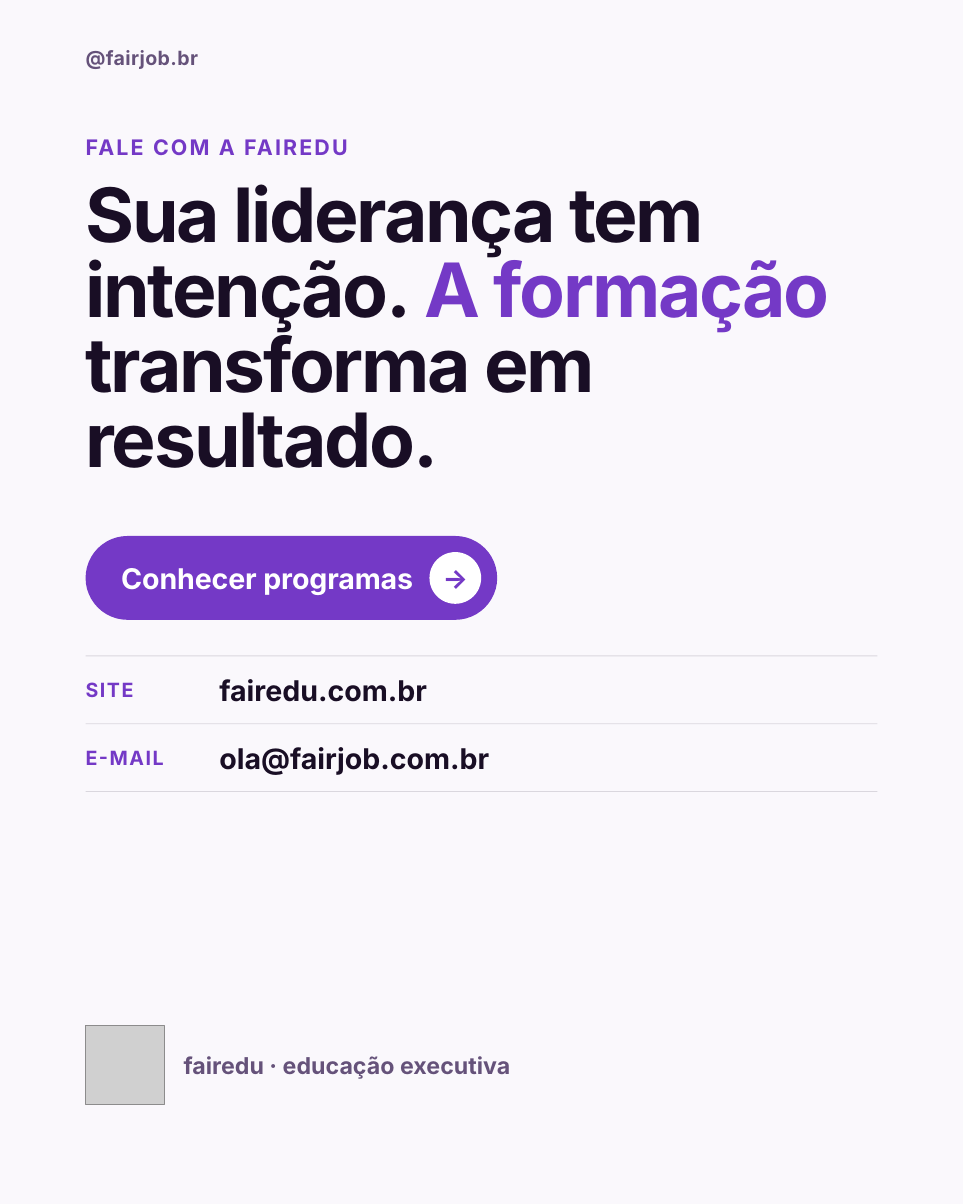
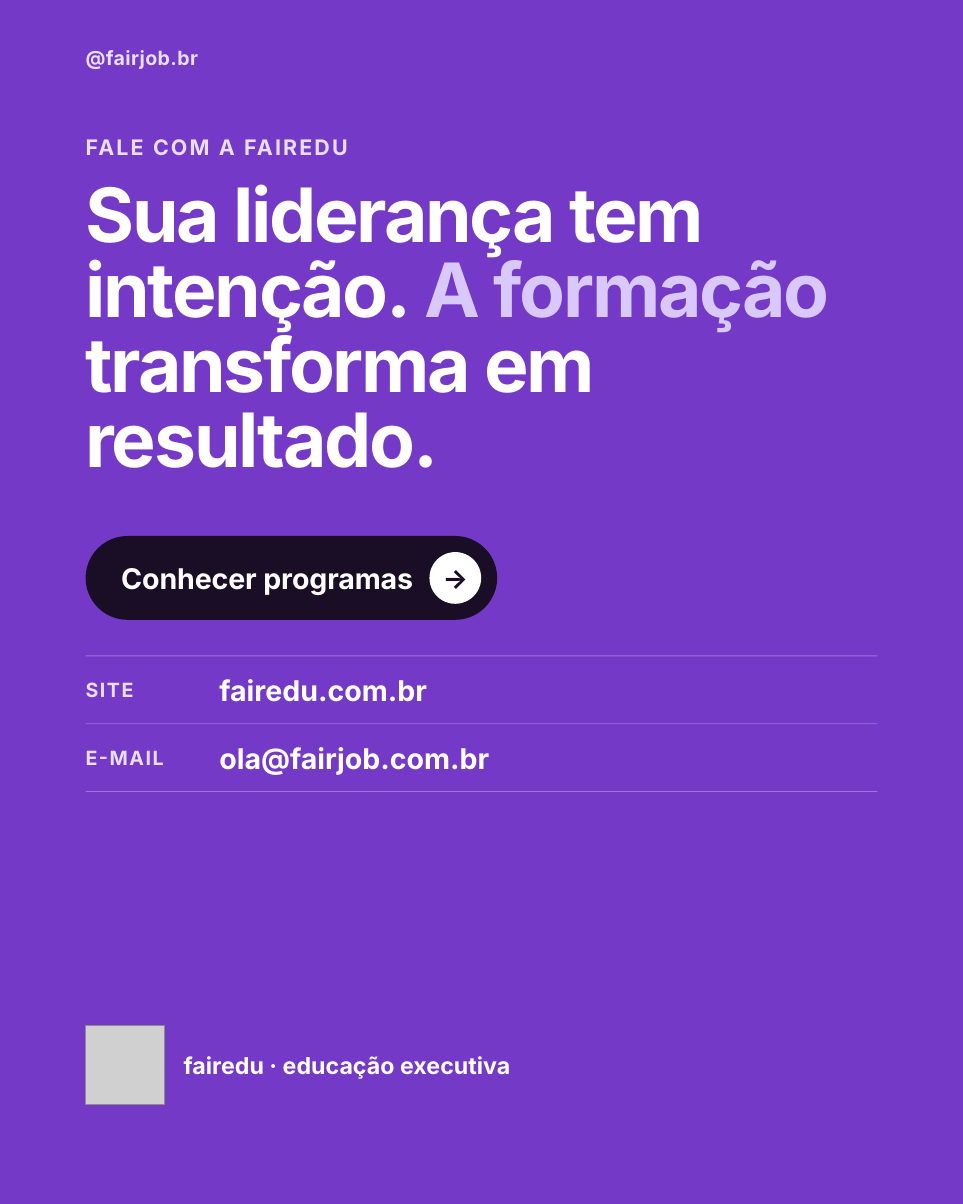
Before and after one commit to nina-rebello/comunicacao-fairjob, a slide deck: slide 5 of posts/06-fairedu/carrossel-5-canva.pptx. Drawn at 963x1204 pixels with LibreOffice and Linux fonts; fonts in the diff are those of the drawing; grey boxes stand for pictures. Boxes give left, top, right and bottom in pixels: in the first picture for what was removed or moved away, otherwise in the second. Text is boxed around its words. In the diff, an @@ line names an element or a change of style, - is before the commit and + after.

```diff
--- a/posts/06-fairedu/carrossel-5-canva.pptx
+++ b/posts/06-fairedu/carrossel-5-canva.pptx
@@ background #FAF8FC to #7439C6 @@
@@ text "@fairjob.br" at bbox=[86, 50, 198, 69]: text colour #65527A to #E9DFFC @@
@@ text "Sua liderança tem intenção. A ..." at bbox=[86, 184, 829, 468]: text colour #190E25 to #FFFFFF in "Sua liderança tem intenção. transforma em resultado."; text colour #7439C6 to #D9C8FA in "A formação" @@
@@ rounded rectangle at bbox=[86, 536, 497, 620]: fill #7439C6 to #190E25 @@
@@ text "→" at bbox=[443, 562, 479, 594]: text colour #7439C6 to #190E25 @@
@@ text "fairedu.com.br" at bbox=[219, 679, 427, 702]: text colour #190E25 to #FFFFFF @@
@@ text colour #7439C6 to #E9DFFC in 3 elements at bbox=[86, 139, 235, 155], bbox=[86, 682, 134, 697], bbox=[86, 750, 164, 765] @@
@@ text "ola@fairjob.com.br" at bbox=[219, 747, 489, 775]: text colour #190E25 to #FFFFFF @@
@@ fill #DAD7DE to #9E74D7 in 3 elements at bbox=[86, 656, 877, 657], bbox=[86, 723, 877, 724], bbox=[86, 791, 877, 792] @@
@@ text "fairedu · educação executiva" at bbox=[184, 1056, 510, 1079]: text colour #65527A to #FFFFFF @@
```
Also in this commit, not shown: 4 other slides changed, 16 other files.
